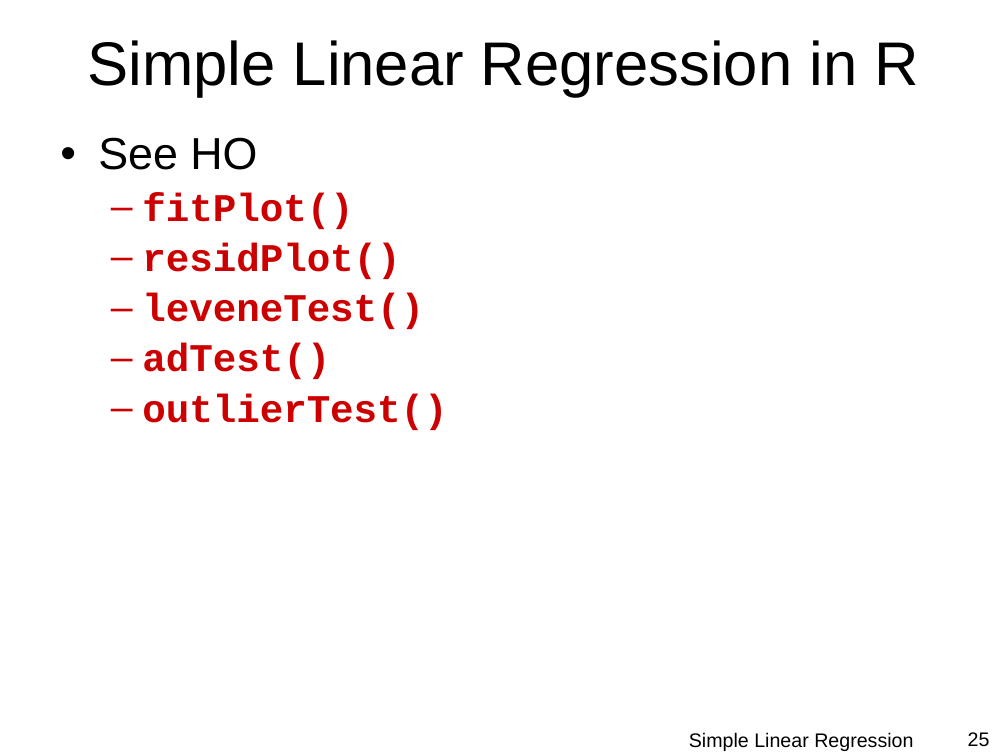
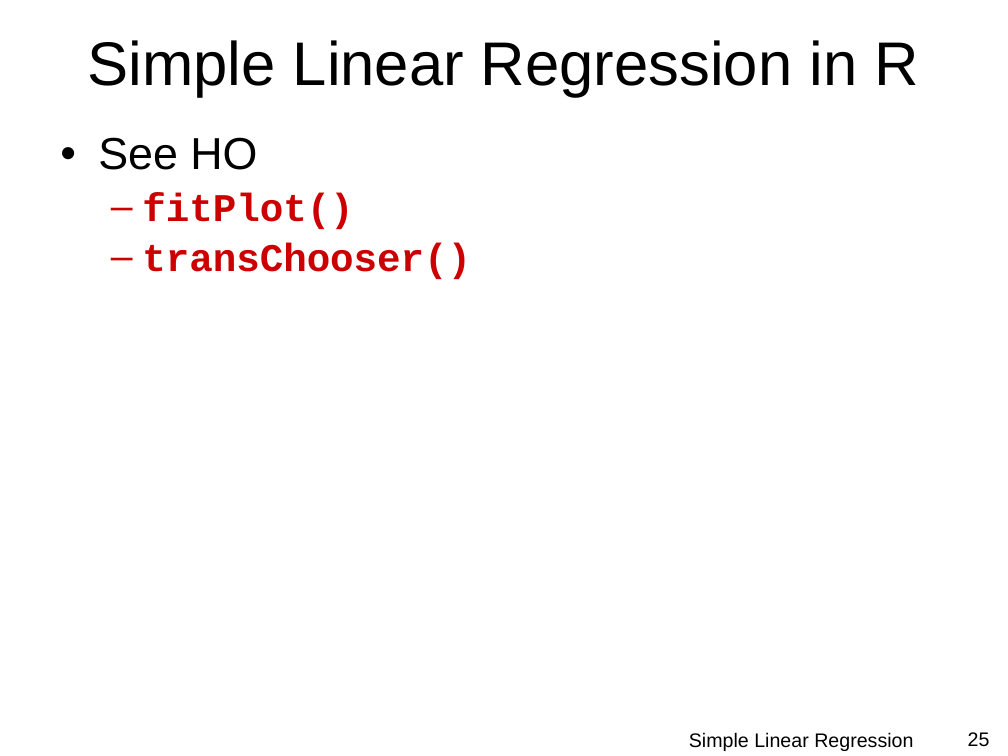
Before and after one commit to droglenc/NCMTH207, a slide deck: slide 25 of modules/SLRegression/PPT.pptx. Drawn at 1008x756 pixels with LibreOffice and Linux fonts; fonts in the diff are those of the drawing; background and template pictures are left out. Boxes give left, top, right and bottom in pixels: in the first picture for what was removed or moved away, otherwise in the second. Text is boxed around its words. In the diff, an @@ line names an element or a change of style, - is before the commit and + after.

```diff
--- a/modules/SLRegression/PPT.pptx
+++ b/modules/SLRegression/PPT.pptx
@@ text at bbox=[142, 243, 471, 279]: text changed @@
-  – residPlot()
-  – leveneTest()
-  – adTest()
-  – outlierTest()
+  – transChooser()
```
Also in this commit, not shown: 10 other slides changed, 20 other files.
